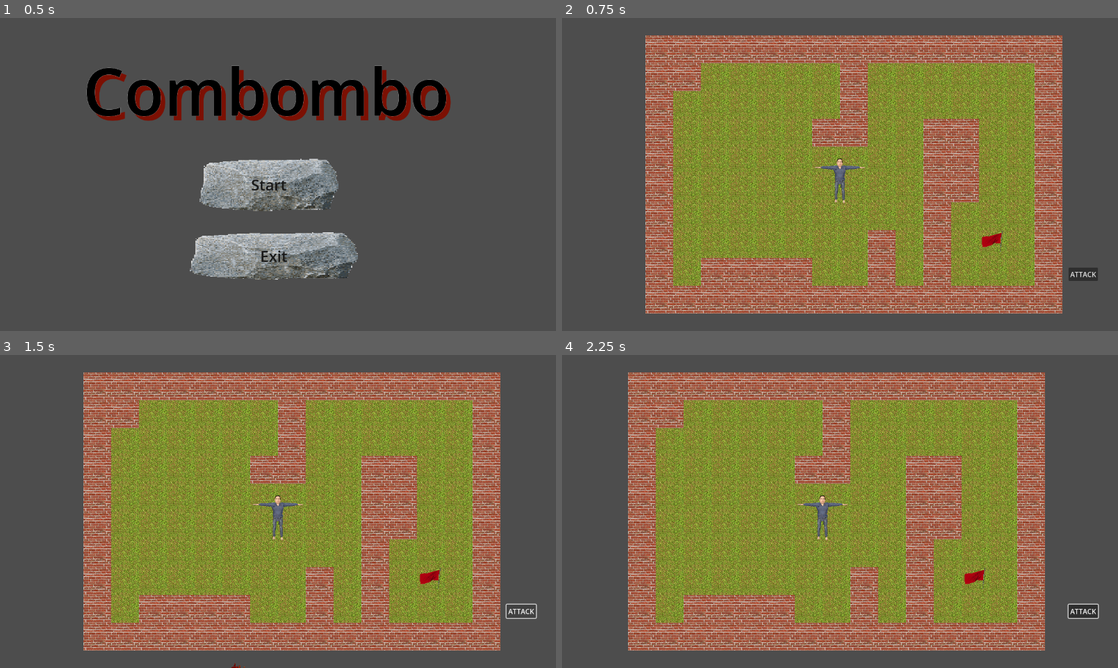
Above: before the commit, frames 1-4 (two rows, left to right).
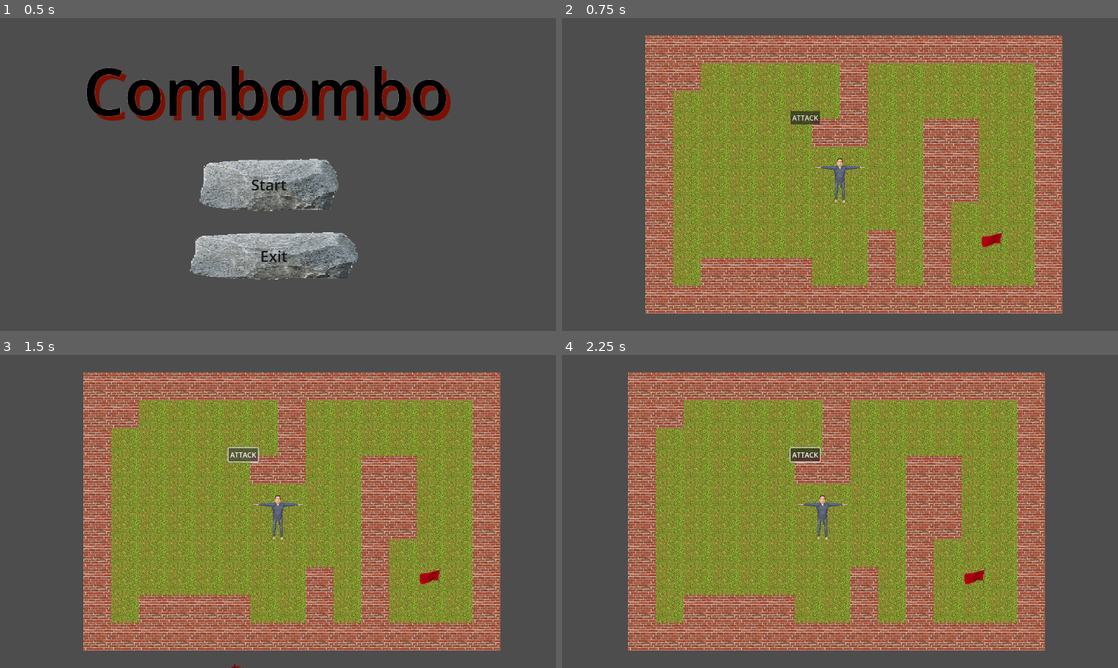
Above: after the commit, the same moments.

Repository: MaxWesterlund/Combombo
Game: Godot game, scene res://Scenes/Menu.tscn
Two runs of this game, one before a commit and one after it. Both use one fixed random seed, a clock stepped at 60 frames per second and the inputs below.
Inputs (mouse positions are in pixels of both pictures, inside the frame that each line leads up to):
- Up to frame 1 (0.5 s): no input
- Up to frame 2 (0.75 s): click (828, 183) at 0.5 s
- Up to frame 3 (1.5 s): click "ATTACK" at 1.25 s
- Up to frame 4 (2.25 s): tap Enter at 2 s; move the mouse to (962, 495) at 2.02 s; press the mouse at (962, 495) at 2.03 s; hold D (move_right) from 2.03 s (still down)

Frame 1 is identical in both runs. In frame 2, 0.4% of the frame differs, in the area x 41-97%, y 29-84%; in frame 3, 0.4%; in frame 4, 0.6%, in the area x 40-97%, y 29-85%.

Commit message:
.

Diff:
--- a/Scenes/main.tscn
+++ b/Scenes/main.tscn
@@ -16,7 +16,15 @@
 
 [node name="MainCamera" parent="." instance=ExtResource("6_tlvpa")]
 
-[node name="AttackButton" type="Button" parent="MainCamera" groups=["UI"]]
+[node name="Player" parent="." instance=ExtResource("1_eabme")]
+top_level = true
+position = Vector2(561, 320)
+
+[node name="LastAttack" parent="." instance=ExtResource("6_m456q")]
+
+[node name="CanvasLayer" type="CanvasLayer" parent="."]
+
+[node name="AttackButton" type="Button" parent="CanvasLayer" groups=["UI"]]
 offset_left = 526.0
 offset_top = 214.0
 offset_right = 594.0
@@ -25,10 +33,4 @@
 text = "ATTACK"
 script = ExtResource("2_g2qk1")
 
-[node name="Player" parent="." instance=ExtResource("1_eabme")]
-top_level = true
-position = Vector2(561, 320)
-
-[node name="LastAttack" parent="." instance=ExtResource("6_m456q")]
-
-[connection signal="pressed" from="MainCamera/AttackButton" to="MainCamera/AttackButton" method="_on_pressed"]
+[connection signal="pressed" from="CanvasLayer/AttackButton" to="CanvasLayer/AttackButton" method="_on_pressed"]
